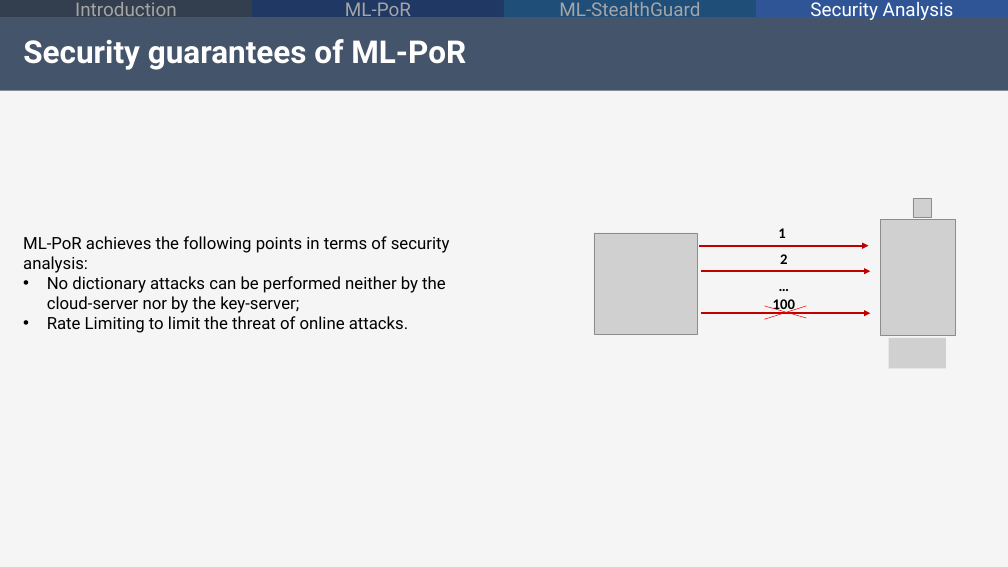
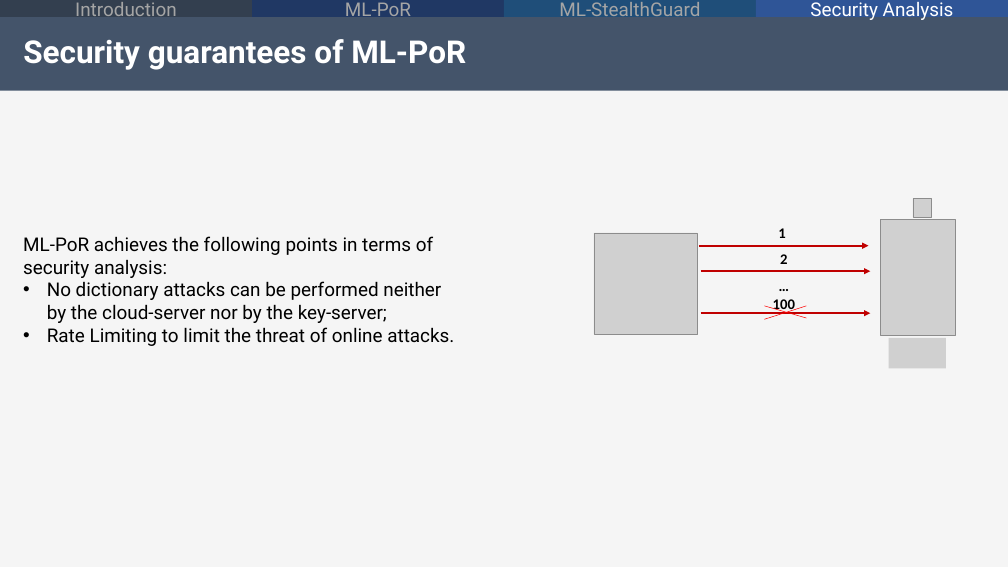
Before and after one commit to alecolu95/BigSec_ML-PoR, a slide deck: slide 26 of BigSec_presentation.pptx. Drawn at 1008x567 pixels with LibreOffice and Linux fonts; fonts in the diff are those of the drawing; grey boxes stand for pictures; background and template pictures are left out. Boxes give left, top, right and bottom in pixels: in the first picture for what was removed or moved away, otherwise in the second. Text is boxed around its words. In the diff, an @@ line names an element or a change of style, - is before the commit and + after.

```diff
--- a/BigSec_presentation.pptx
+++ b/BigSec_presentation.pptx
@@ text "ML-PoR achieves the following points ..." at box(23, 236, 454, 346): size 16 to 18 pt @@
```
Also in this commit, not shown: 20 other slides changed, 1 slide removed, 1 other file.
